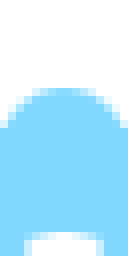
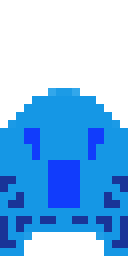
Layers edited between the first and the second 128 x 256 image:
painted on "Layer 1" over [0, 88, 128, 256]
